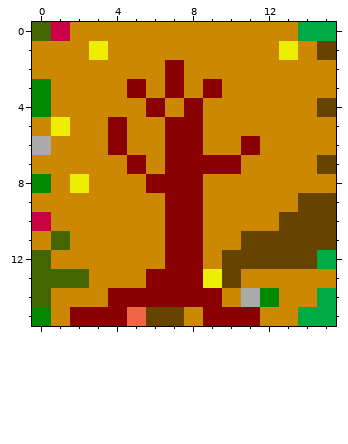
File history of a pixel-art sprite, Applications/Inzombniac/tree_empty.gif. The picture above was drawn from the file before the commit.
The file is 32x32 pixels, drawn in blocks of 2x2; one block is one cell here.
The result:
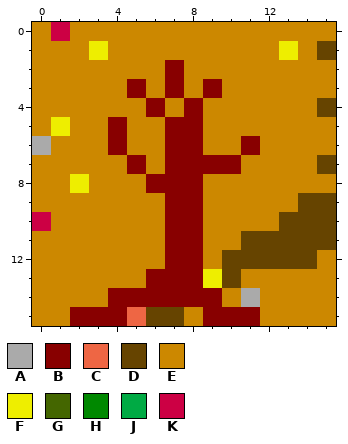
Palette (. is transparent): A #aaaaaa  B #880000  C #ee6644  D #664400  E #cc8800  F #eeee00  G #446600  H #008800  J #00aa44  K #cc0044
Diff:
y 0: x 0 G -> E; x 14..15 JJ -> EE
y 3..4: x 0 H -> E
y 8: x 0 H -> E
y 11: x 1 G -> E
y 12: x 0 G -> E; x 15 J -> E
y 13: x 0..2 GGG -> EEE
y 14: x 0 G -> E; x 12 H -> E; x 15 J -> E
y 15: x 0 H -> E; x 14..15 JJ -> EE
